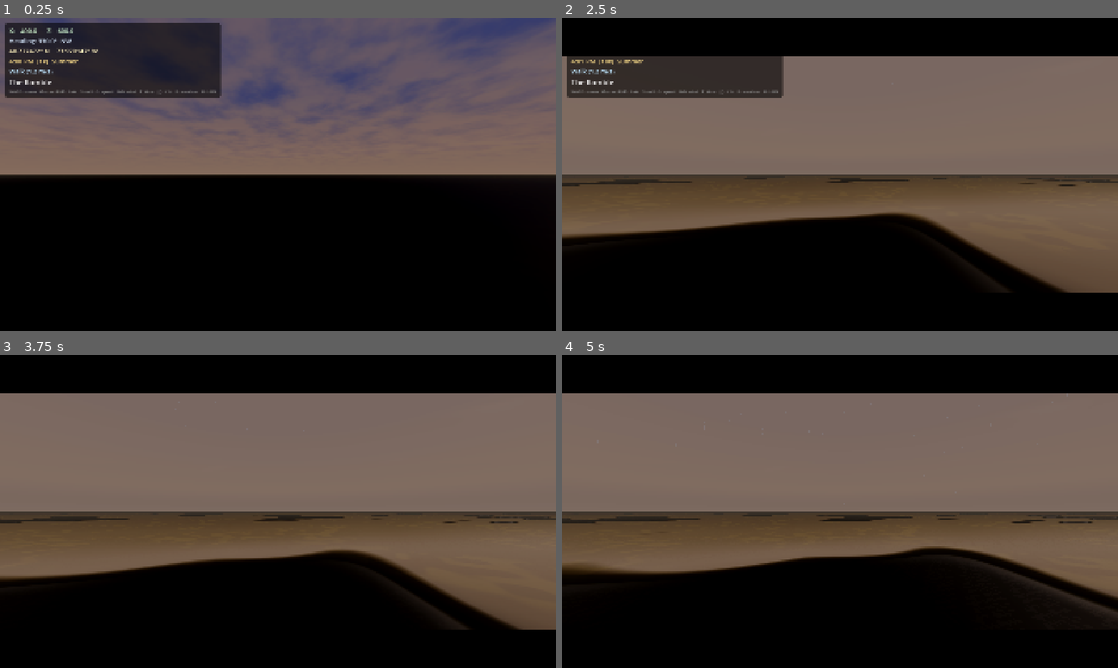
Above: before the commit, frames 1-4 (two rows, left to right).
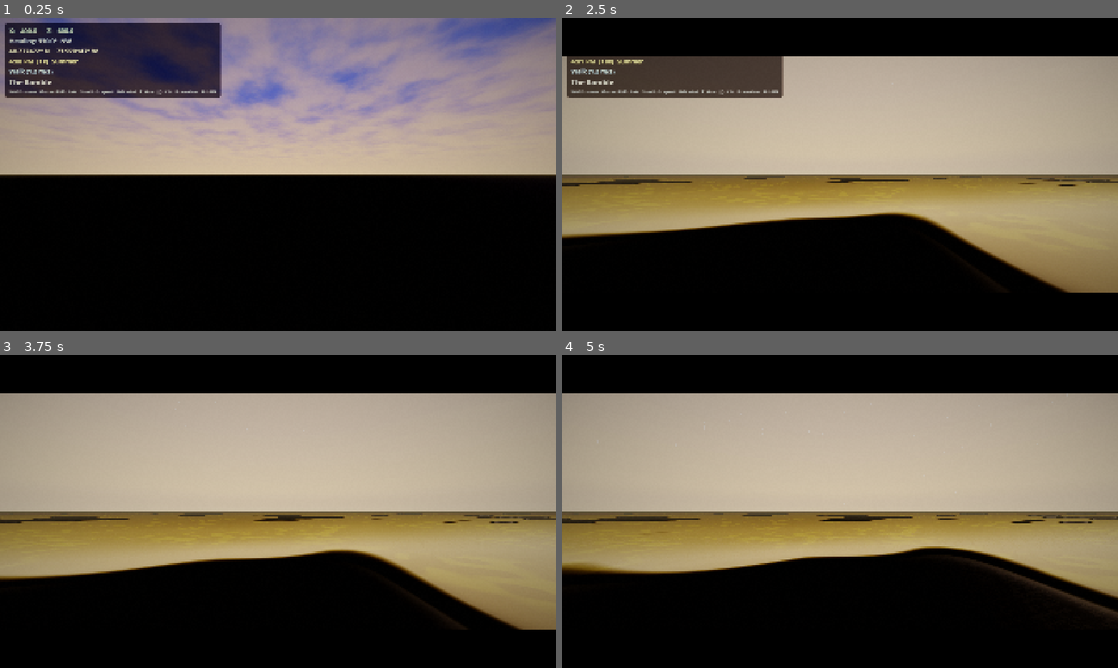
Above: after the commit, the same moments.

Repository: Central-Park-Walk/central-park-walk
Game: Godot game, scene res://main.tscn
The game is run twice, just before and just after one commit, with the same random seed, the same clock (stepped at 60 frames per second) and the same inputs.
Inputs (mouse positions are in pixels of both pictures, inside the frame that each line leads up to):
- Up to frame 1 (0.25 s): no input
- Up to frame 2 (2.5 s): tap Enter at 0.5, 2 s; move the mouse to (962, 158) at 0.52 s; hold D 0.53-1.28 s; tap T at 0.6 s; click (962, 158) at 0.67 s; tap Space at 1.25 s; move the mouse to (728, 190) at 1.27 s; hold S 1.28-2.03 s; tap L at 1.35 s; move the mouse to (895, 105) at 2.02 s; hold D from 2.03 s (still down); tap P at 2.1 s
- Up to frame 3 (3.75 s): move the mouse to (250, 574) at 2.77 s; release D at 2.78 s; hold W 2.78-3.53 s; tap G at 2.85 s; click (250, 574) at 2.92 s; move the mouse to (444, 558) at 3.52 s; hold A from 3.53 s (still down); tap H at 3.6 s
- Up to frame 4 (5 s): keep holding A; move the mouse to (673, 464) at 4.27 s; tap 9 at 4.35 s

The runs differ from the first frame. In frame 1, 41% of the frame differs, in the area x 0-100%, y 0-50%; in frame 2, 53%; in frame 3, 58%, in the area x 0-100%, y 12-88%; in frame 4, 54%.

Commit message:
Post-fx test 8: glow confirmed as amplifier, disable; re-enable color grade
Glow blooms wind-animated geometry flickering in/out of SpotLight3D cones
(energy 110) into visible white orb blips. Separate from SSIL yellow
shield artifacts. Both glow and SSIL disabled; testing color grade next.

Co-Authored-By: Claude Opus 4.6 <noreply@anthropic.com>

Diff:
--- a/main.gd
+++ b/main.gd
@@ -201,7 +201,7 @@
 	if _park_loader and _park_loader.boundary_polygon.size() > 2:
 		_player.boundary_polygon = _park_loader.boundary_polygon
 	_setup_hud()
-	#_setup_color_grade()  # POST-FX BASELINE TEST — disabled
+	_setup_color_grade()  # TEST 8: color grade shader
 	_setup_letterbox()
 	if not _terrain_only:
 		_setup_lamp_lights()
@@ -938,7 +938,7 @@
 	# Re-enable one at a time to find the artifact source.
 	_env.tonemap_mode          = Environment.TONE_MAPPER_FILMIC  # TEST 1: filmic tonemap
 	_env.tonemap_white         = 6.0
-	_env.glow_enabled          = true    # TEST 7: glow
+	_env.glow_enabled          = false   # CONFIRMED: amplifies temporal bright pixels into blips
 	_env.ssao_enabled          = true    # TEST 3: SSAO
 	_env.ssil_enabled          = false   # CONFIRMED: causes blip artifacts
 	_env.ssr_enabled           = false   # OFF
